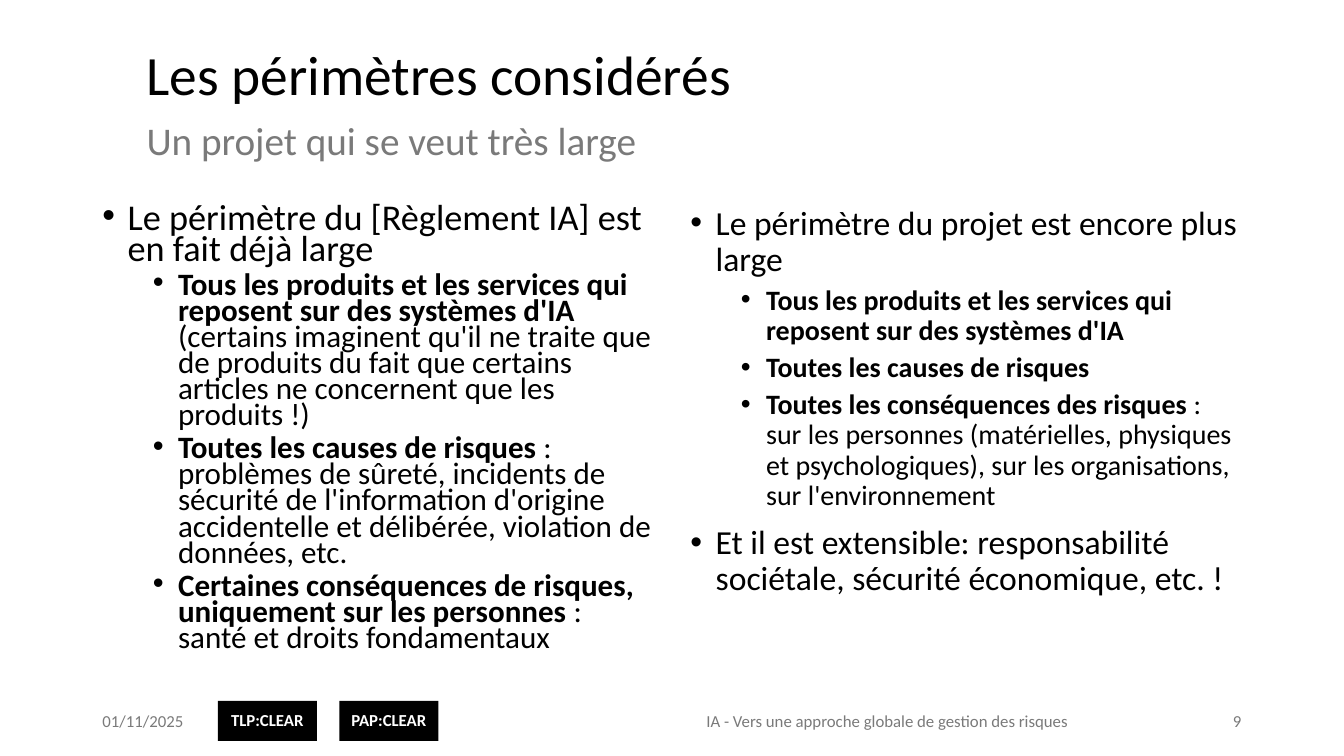
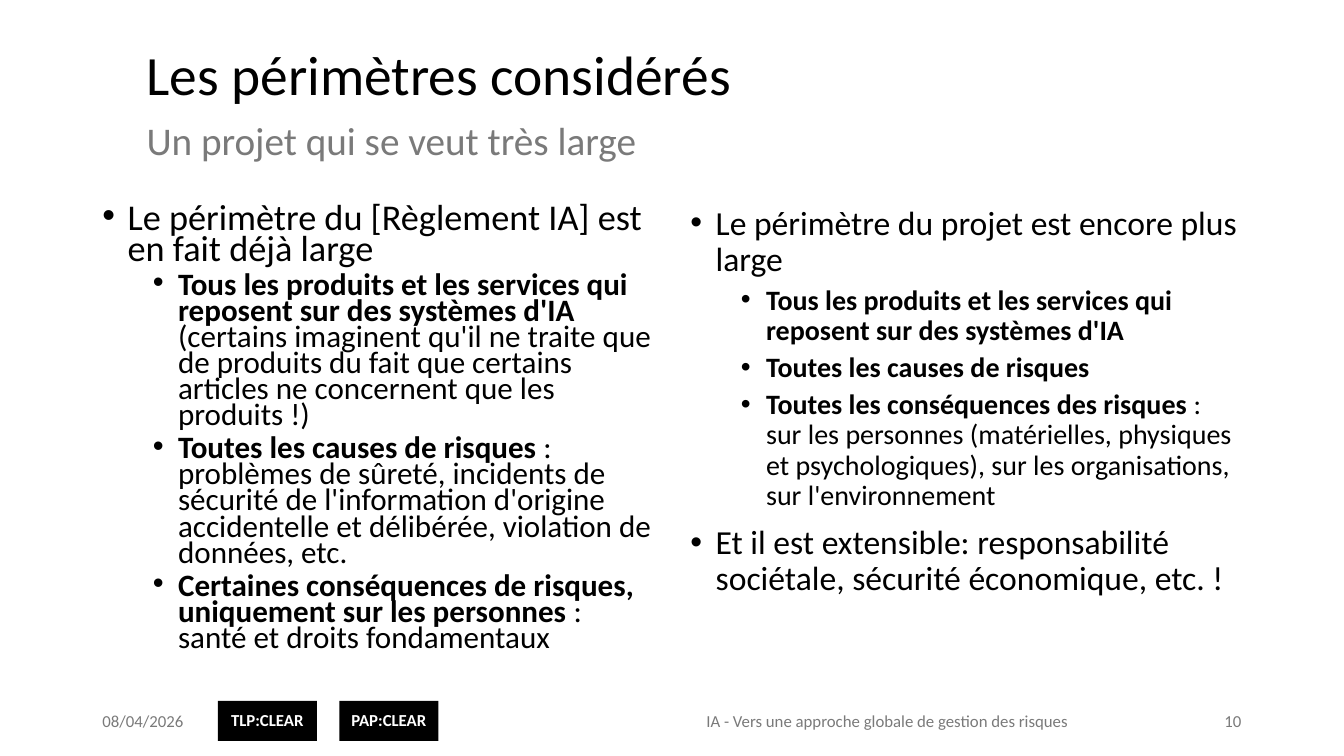
Before and after one commit to matthieu-grall/ai, a slide deck: slide 10 of fr/IA - Gestion des risques - Présentation.pptx (slide 9 before the commit). Drawn at 1344x756 pixels with LibreOffice and Linux fonts; fonts in the diff are those of the drawing; background and template pictures are left out. Boxes give left, top, right and bottom in pixels: in the first picture for what was removed or moved away, otherwise in the second. Text is boxed around its words. In the diff, an @@ line names an element or a change of style, - is before the commit and + after.

```diff
--- a/fr/IA - Gestion des risques - Présentation.pptx
+++ b/fr/IA - Gestion des risques - Présentation.pptx
@@ text at (102,715,183,728): text changed @@
-01/11/2025
+08/04/2026
@@ page number at (1224,716,1241,727): text changed @@
-9
+10
```
Also in this commit, not shown: 11 other slides changed, 8 slides added, 1 other file.
